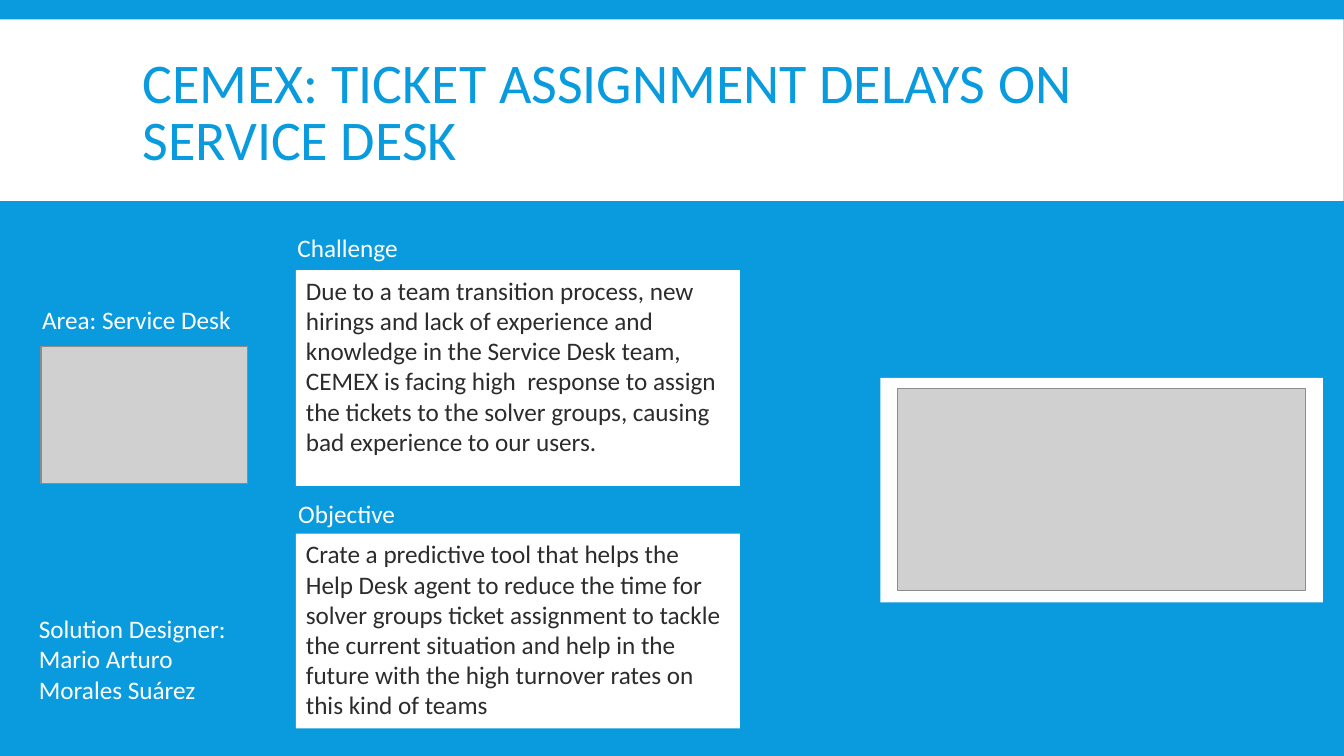
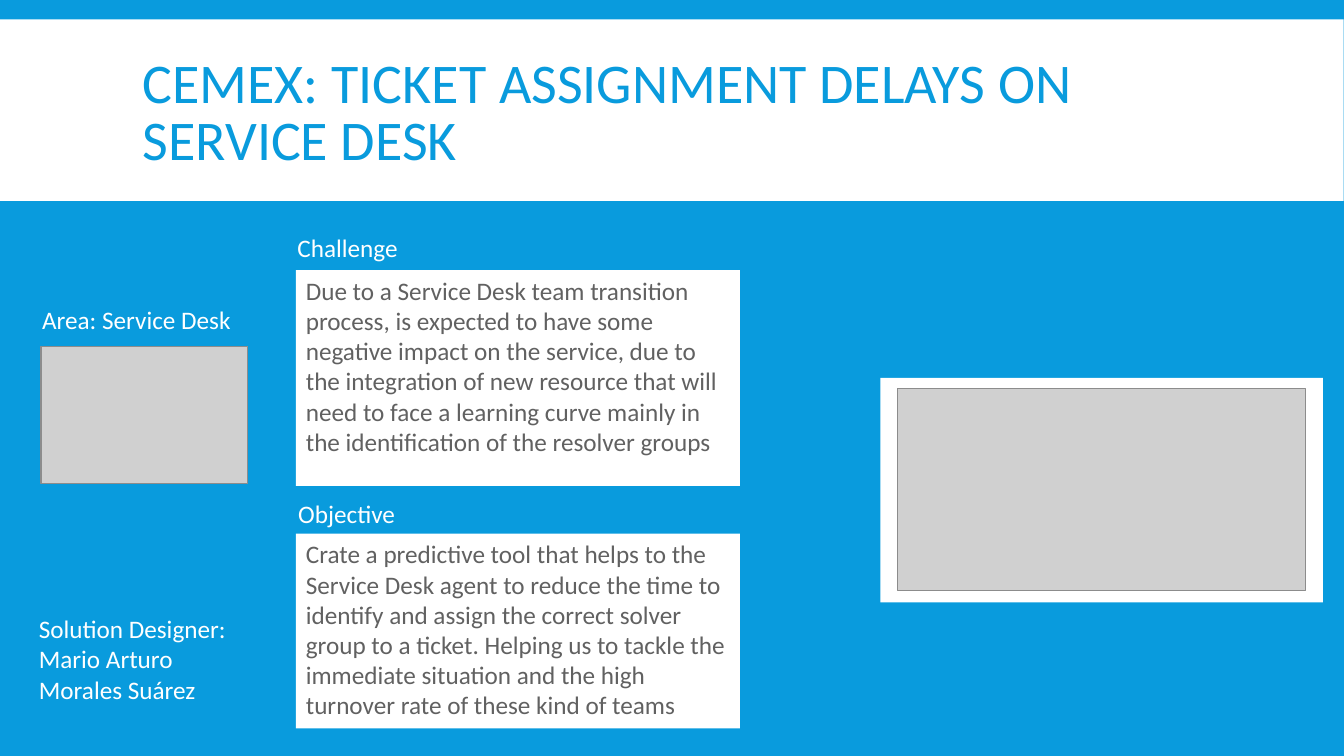
Before and after one commit to monterrey-digital-hub/MarioMorales-CEMEX-FinalProject, a slide deck: slide 3 of Predictive_model_for_Service_Desk.pptx (slide 2 before the commit). Drawn at 1344x756 pixels with LibreOffice and Linux fonts; fonts in the diff are those of the drawing; grey boxes stand for pictures. Boxes give left, top, right and bottom in pixels: in the first picture for what was removed or moved away, otherwise in the second. Text is boxed around its words. In the diff, an @@ line names an element or a change of style, - is before the commit and + after.

```diff
--- a/Predictive_model_for_Service_Desk.pptx
+++ b/Predictive_model_for_Service_Desk.pptx
@@ text in rectangle at bbox=[306, 282, 716, 456]: text changed; text colour #2C2C2C to #616161 @@
-Due to a team transition process, new hirings and lack of experience and knowledge in the Service Desk team, CEMEX is facing high response to assign the tickets to the solver groups, causing bad experience to our users.
+Due to a Service Desk team transition process, is expected to have some negative impact on the service, due to the integration of new resource that will need to face a learning curve mainly in the identification of the resolver groups
@@ text in rectangle at bbox=[306, 545, 724, 714]: text changed; text colour #2C2C2C to #616161 @@
-Crate a predictive tool that helps the Help Desk agent to reduce the time for solver groups ticket assignment to tackle the current situation and help in the future with the high turnover rates on this kind of teams
+Crate a predictive tool that helps to the Service Desk agent to reduce the time to identify and assign the correct solver group to a ticket. Helping us to tackle the immediate situation and the high turnover rate of these kind of teams
```
Also in this commit, not shown: 6 other slides changed.
